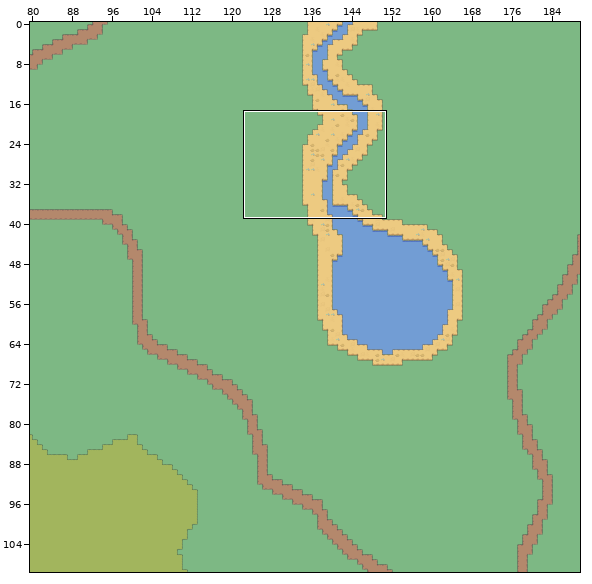
Two states of a Tiled map, assets/tiledMaps/map2/map2.tmx. Above, an overview of the earlier version with the close-up marked.
Close-up. Before the edit:
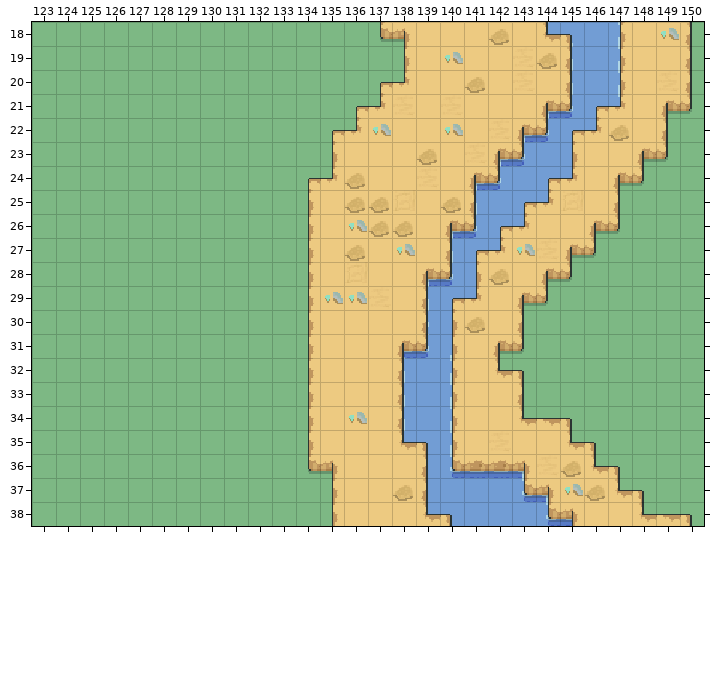
Cells are 16x16 px. Shown: x 123..150, y 18..38. The commit also changed other parts of the map, which this record leaves out.
After the commit:
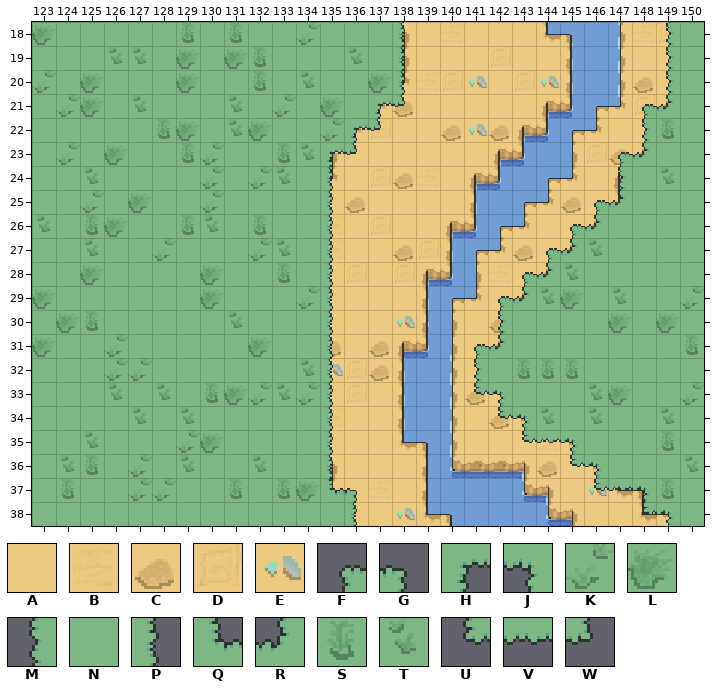
Key: from "Tileset": A 113, B 123, C 124, D 151, E 152, F 257, G 259, H 260, J 261, K 263, L 264, M 285, N 286, P 287, Q 288, R 289, S 291, T 292, U 313, V 314, W 315.
_ is an empty cell, # one hidden under a higher layer.
Tiles replaced or removed in this view: A, B, C, D, E, N.
Changes in this commit:
Changed rows in their new state; . is an unchanged cell.
Layer "Hintergrund":
first column x 123:
18 L.....S.S..K................
19 ...TT.L.LS...T.K...........#
20 K.L...L..S.T................
21 .KL.T...T.K...............S#
22 .....SL.TL..#.............#.
23 .K.L..SK..S.S............T#.
24 ..T....K.K.#................
25 ..K.L..K................K...
26 T.SL..ST.S.............L....
27 ..T..K...K#.................
28 ..L....L..##.........T#.....
29 L......L..............#.T..K
30 .LS.....T...........#...L.L.
31 L..K.....L.................S
32 ...KK.......................
33 ...T.T.SL..#........#...L..K
34 ....T.T....#........L##...T.
35 ..T...KL...#..............S.
36 .TS.K.T..T.#...............T
37 .S..KK..S.#.S............T#.
38 ...........................#
Layer "Biom2":
first column x 135:
18 .......A......D
19 .....A...A.....
20 ......E..E...CA
21 ...C.........D.
22 ..D..CEC....A..
23 ....A.......C..
24 .A.C...........
25 ..A..A....C....
26 BADA...........
27 BA.C....CA.....
28 .......B.......
29 AA.............
30 ...E..AC.......
31 C.C............
32 E.C............
33 ......C........
34 BA.....C.......
35 .........B.....
36 .........CA....
37 ...A......AE...
38 ...E...........
Layer "Biom3":
first column x 132:
18 .....NP..........MN
19 ......P..........MN
20 .....LP..........MN
21 ...LNHW.........FRN
22 ...KHW..........MS.
23 ..THW..........FRN.
24 .TNP...........MNT.
25 ..NP..........FR...
26 ..NP.........FRN...
27 .TNP........FRT....
28 .SNP.......FRT.....
29 ..KP......FRTL.....
30 ..NP......MN.......
31 ..NP.....FRN.......
32 ..TP.....MNSSS.....
33 KTKP.....UJN..T....
34 ..NP......UJTNT....
35 ..NP.......UVJN....
36 ..NP.........UJN...
37 .SLQG.........UVJS.
38 ...NP...........UJN
